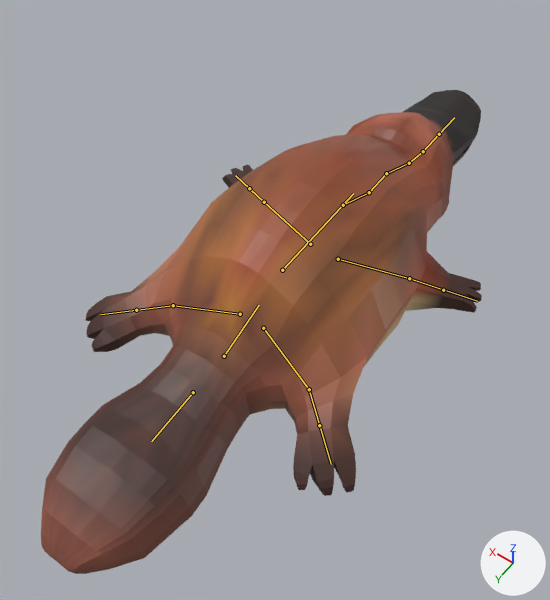
An edit to the FBX model Assets/MnetModels/Realistic_MEPO.fbx, drawn before and after from the same camera.
One viewpoint serves both versions: a camera (50 mm lens) standing at (-2.23, 3.45, 5.75) and looking at (0.08, 0.22, 0.68). Lighting does not change. The marker at lower right points along +X, +Y and +Z. The picture after the commit comes second. The bones that change, and the others that lie on the model, are drawn over the model as lines.

In view in the first picture: 'Mepo_Base'.
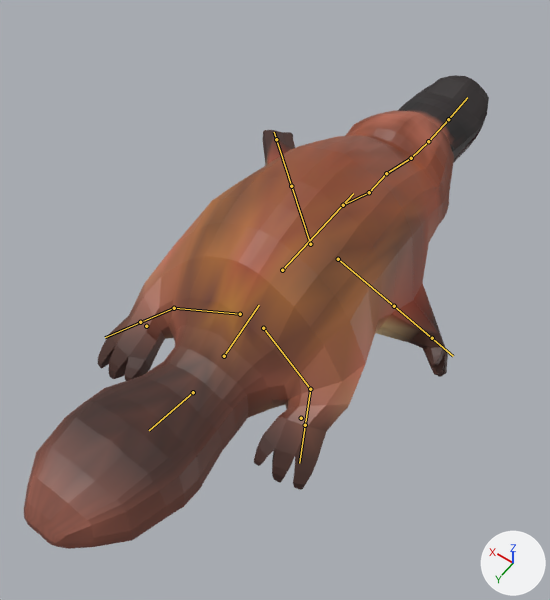
The newer file adds an action. The first version stands in its rest pose; the second is drawn at frame 64 of the action 'Armature|Swim'.

What differs and where, as boxes [x1, y1, x2, y2] in the pictures (550 x 600 px):
'Mepo_Base', posed
    before: [41, 90, 482, 574]
    after: [24, 75, 489, 549]
bone 'Head', root to tip
    before: (386, 173) to (409, 163)
    after: (386, 173) to (411, 158)
bone 'Beak', root to tip
    before: (409, 163) to (423, 151)
    after: (411, 158) to (428, 141)
bone 'Shoulder.L', root to tip
    before: (310, 244) to (264, 202)
    after: (310, 244) to (291, 186)
bone 'Upper_Arm.L', root to tip
    before: (264, 202) to (235, 175)
    after: (291, 186) to (274, 132)
bone 'Upper_Arm_IK.L', root to tip
    before: (249, 188) to (249, 188)
    after: (276, 139) to (276, 139)
bone 'Shoulder.R', root to tip
    before: (338, 259) to (409, 278)
    after: (338, 259) to (394, 306)
bone 'Upper_Arm.R', root to tip
    before: (409, 278) to (477, 301)
    after: (394, 306) to (453, 356)
bone 'Upper_Arm_IK.R', root to tip
    before: (443, 290) to (444, 289)
    after: (432, 338) to (432, 338)
bone 'Leg.L', root to tip
    before: (240, 314) to (173, 305)
    after: (240, 314) to (174, 308)
bone 'Upper_Leg.L', root to tip
    before: (173, 305) to (100, 314)
    after: (174, 308) to (105, 337)
bone 'Tail', root to tip
    before: (193, 392) to (151, 441)
    after: (193, 392) to (149, 430)
bone 'Leg.R', root to tip
    before: (263, 328) to (309, 389)
    after: (263, 328) to (310, 389)
bone 'Upper_Leg.R', root to tip
    before: (309, 389) to (331, 464)
    after: (310, 389) to (299, 463)
bone 'Upper_Leg_IK.L', root to tip
    before: (136, 310) to (136, 309)
    after: (140, 322) to (140, 321)
bone 'Lower_Leg.L', root to tip
    before: (136, 310) to (136, 310)
    after: (146, 326) to (146, 326)
bone 'Upper_Leg_IK.R', root to tip
    before: (319, 425) to (319, 425)
    after: (305, 425) to (305, 425)
bone 'Lower_Leg.R', root to tip
    before: (319, 425) to (319, 426)
    after: (301, 418) to (300, 418)

What the commit changed:
Bone 'Head' (bone_head) turns from (0, 0, 0) to (-6, 3, -1) degrees about its own x, y and z.
Bone 'Beak' (bone_beak) turns from (0, 0, 0) to (-8, -1, 4) degrees about its own x, y and z.
Bone 'Shoulder.L' (bone_shoulder_l) turns from (0, 0, 0) to (-9, 0, 25) degrees about its own x, y and z.
Bone 'Upper_Arm.L' (bone_upper_arm_l) turns from (0, 0, 0) to (-18, -3, -12) degrees about its own x, y and z.
Bone 'Upper_Arm_IK.L' (bone_upper_arm_ik_l) moves from (0.0, 0.0, 0.0) to (-0.73, 0.53, 0.38).
Bone 'Upper_Arm_IK.L' (bone_upper_arm_ik_l) turns from (0, 0, 0) to (33, -36, 0) degrees about its own x, y and z.
Bone 'Shoulder.R' (bone_shoulder_r) turns from (0, 0, 0) to (13, -4, 19) degrees about its own x, y and z.
Bone 'Upper_Arm.R' (bone_upper_arm_r) turns from (0, 0, 0) to (-18, 1, 13) degrees about its own x, y and z.
Bone 'Upper_Arm_IK.R' (bone_upper_arm_ik_r) moves from (0.0, 0.0, 0.0) to (-0.78, -0.26, -0.11).
Bone 'Upper_Arm_IK.R' (bone_upper_arm_ik_r) turns from (0, 0, 0) to (70, -17, -71) degrees about its own x, y and z.
Bone 'Leg.L' (bone_leg_l) turns from (0, 0, 0) to (3, -1, 0) degrees about its own x, y and z.
Bone 'Upper_Leg.L' (bone_upper_leg_l) turns from (0, 0, 0) to (-6, -1, -23) degrees about its own x, y and z.
Bone 'Tail' (bone_tail) turns from (0, 0, 0) to (16, 0, -2) degrees about its own x, y and z.
Bone 'Leg.R' (bone_leg_r) turns from (0, 0, 0) to (4, 1, -3) degrees about its own x, y and z.
Bone 'Upper_Leg.R' (bone_upper_leg_r) turns from (0, 0, 0) to (-7, 1, 26) degrees about its own x, y and z.
Bone 'Upper_Leg_IK.L' (bone_upper_leg_ik_l) moves from (0.0, 0.0, 0.0) to (0.22, -0.02, -0.07).
Bone 'Lower_Leg.L' (bone_lower_leg_l) moves from (0.0, 0.0, 0.0) to (0.1, -0.07, 0.04).
Bone 'Lower_Leg.L' (bone_lower_leg_l) turns from (0, 0, 0) to (6, -2, -35) degrees about its own x, y and z.
Bone 'Upper_Leg_IK.R' (bone_upper_leg_ik_r) moves from (0.0, 0.0, 0.0) to (-0.19, -0.05, -0.08).
Bone 'Upper_Leg_IK.R' (bone_upper_leg_ik_r) turns from (0, 0, 0) to (10, -27, -5) degrees about its own x, y and z.
Bone 'Lower_Leg.R' (bone_lower_leg_r) moves from (0.0, 0.0, 0.0) to (-0.09, -0.07, 0.04).
